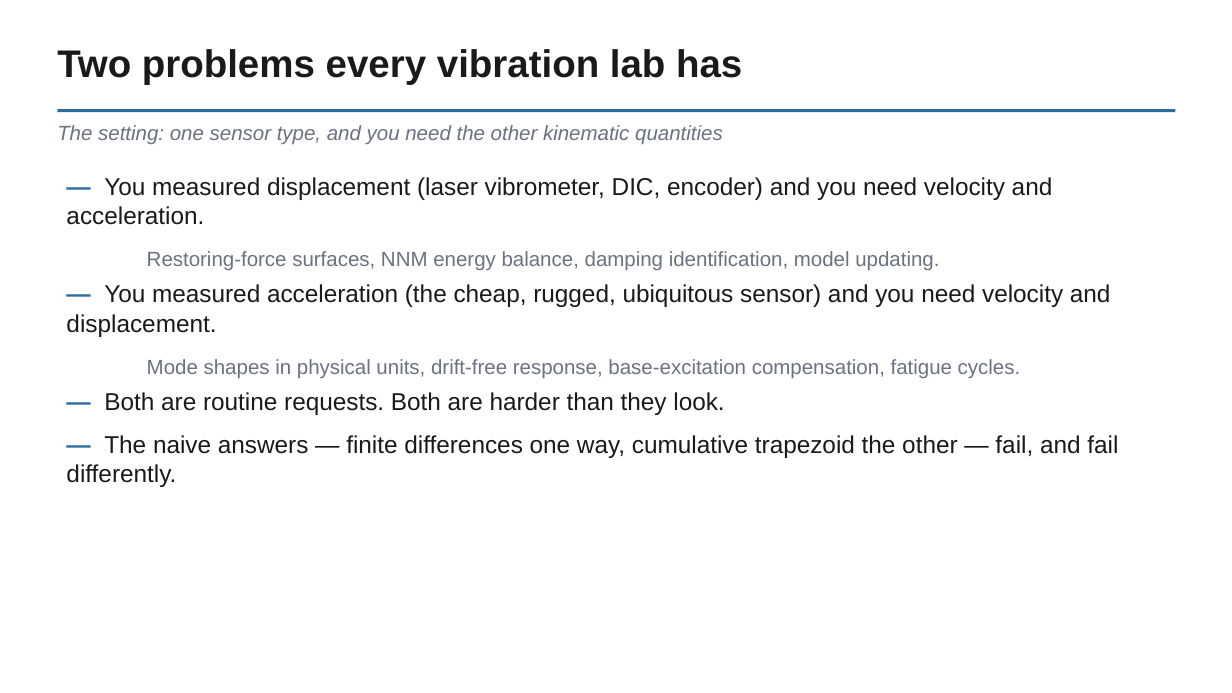
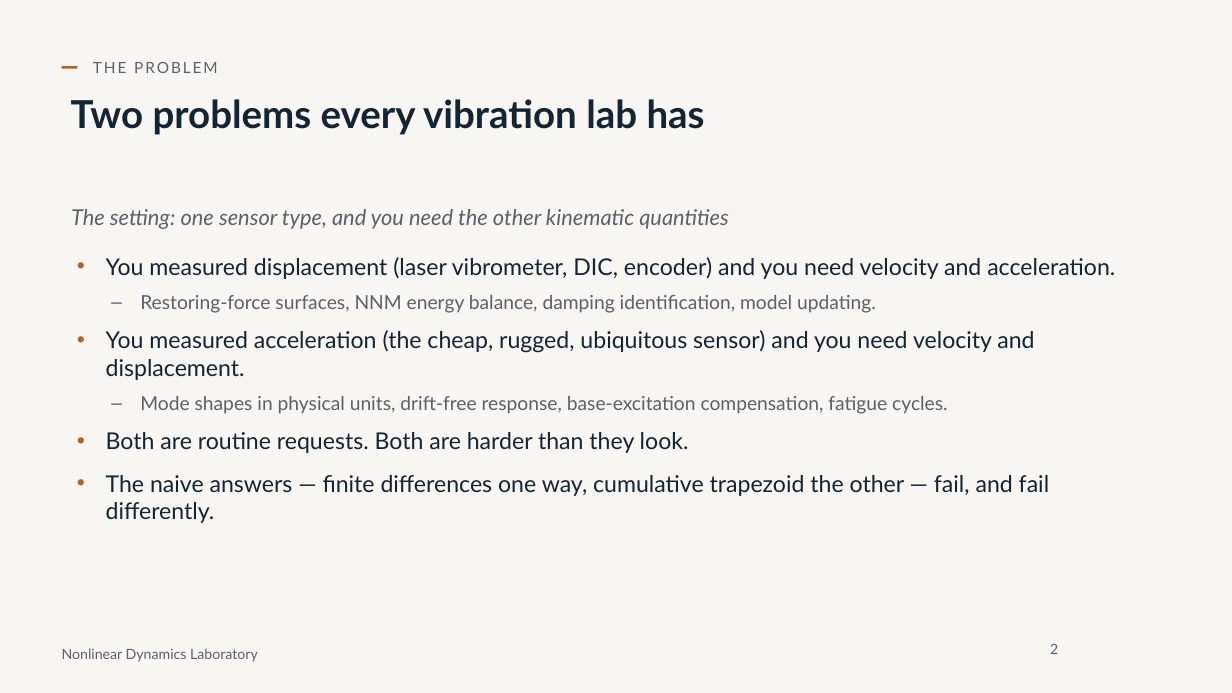
Before and after one commit to nld-uri/kinematics-toolbox, a slide deck: slide 2 of talk/differentiation_integration_talk.pptx. Drawn at 1232x693 pixels with LibreOffice and Linux fonts; fonts in the diff are those of the drawing; background and template pictures are left out. Boxes give left, top, right and bottom in pixels: in the first picture for what was removed or moved away, otherwise in the second. Text is boxed around its words. In the diff, an @@ line names an element or a change of style, - is before the commit and + after.

```diff
--- a/talk/differentiation_integration_talk.pptx
+++ b/talk/differentiation_integration_talk.pptx
@@ background #FFFFFF to #F7F6F2 @@
@@ title "Two problems every vibration lab ...": place and size @@
-title "Two problems every vibration lab ..." at bbox=[57, 49, 742, 84]
+title "Two problems every vibration lab ..." at bbox=[71, 99, 705, 135]
@@ title "Two problems every vibration lab ..." at bbox=[71, 99, 705, 135]: font Arial to Lato, text colour #1A1A1A to #132433 @@
@@ rectangle added at bbox=[62, 66, 78, 68], fill #B4622A @@
@@ text added at bbox=[93, 62, 218, 73], 12 pt, text #5B6168 @@
+THE PROBLEM
@@ rectangle removed at bbox=[57, 109, 1176, 113] @@
@@ text removed at bbox=[57, 125, 723, 144] @@
-The setting: one sensor type, and you need the other kinematic quantities
@@ text "The setting: one sensor type, ...": place and size @@
-text "The setting: one sensor type, ..." at bbox=[66, 177, 1118, 487]
+text "The setting: one sensor type, ..." at bbox=[71, 209, 1115, 523]
@@ text at bbox=[71, 209, 1115, 279]: text changed; size 19 to 18 pt; font Arial to Lato; text colour #1A1A1A to #132433 @@
-— You measured displacement (laser vibrometer, DIC, encoder) and you need velocity and acceleration.
+The setting: one sensor type, and you need the other kinematic quantities
+• You measured displacement (laser vibrometer, DIC, encoder) and you need velocity and acceleration.
@@ text at bbox=[140, 295, 948, 414]: size 16 to 15 pt, font Arial to Lato, text colour #6B7280 to #5B6168 in "Restoring-force surfaces, NNM energy balance, damping identi ...", "Mode shapes in physical units, drift-free response, ..."; bullet none to –; list level 2 to 1 in "Restoring-force surfaces, NNM energy balance, ..."; list level 2 to 1 in "Mode shapes in physical units, ..." @@
@@ text at bbox=[106, 330, 1034, 380]: text changed; size 19 to 18 pt; font Arial to Lato; text colour #1A1A1A to #132433 @@
-— You measured acceleration (the cheap, rugged, ubiquitous sensor) and you need velocity and displacement.
+• You measured acceleration (the cheap, rugged, ubiquitous sensor) and you need velocity and displacement.
@@ text at bbox=[106, 432, 1049, 523]: text changed; size 19 to 18 pt; font Arial to Lato; text colour #1A1A1A to #132433 @@
-— Both are routine requests. Both are harder than they look.
-— The naive answers — finite differences one way, cumulative trapezoid the other — fail, and fail differently.
+• Both are routine requests. Both are harder than they look.
+• The naive answers — finite differences one way, cumulative trapezoid the other — fail, and fail differently.
@@ text added at bbox=[62, 648, 258, 662], 11 pt, text #5B6168 @@
+Nonlinear Dynamics Laboratory
@@ page number added at bbox=[1050, 644, 1058, 654], 11 pt, text #5B6168 @@
+2
```
Also in this commit, not shown: 23 other slides changed, 16 slides added, 2 slides removed, 28 other files.
